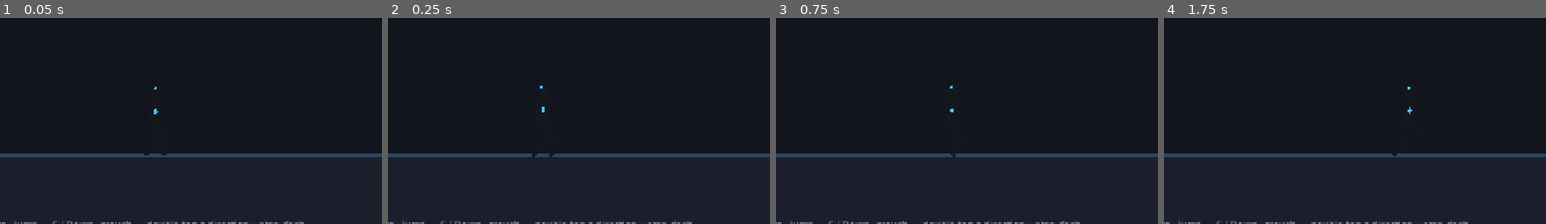
Above: before the commit, frames 1-4 (left to right).
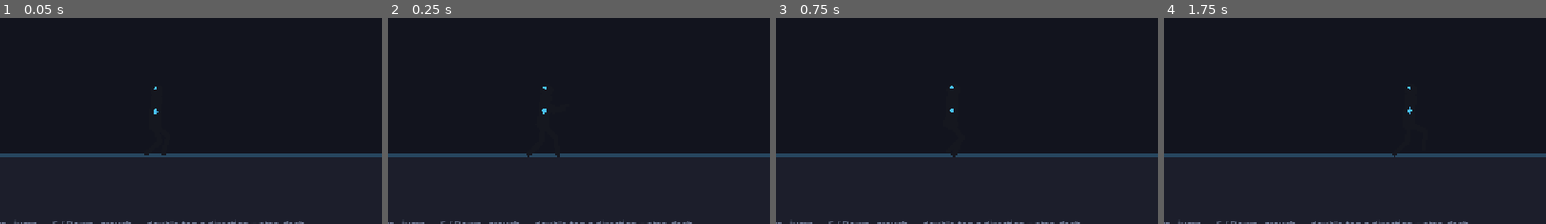
Above: after the commit, the same moments.

Repository: RJL-Marquez/RIVEN
Game: Godot game, scene res://scenes/Arena.tscn
Two runs of this game, one before a commit and one after it. Both use one fixed random seed, a clock stepped at 60 frames per second and the inputs below.
Inputs:
- Up to frame 1 (0.05 s): no input
- Up to frame 2 (0.25 s): no input
- Up to frame 3 (0.75 s): tap Enter at 0.5 s; hold D (move_right) from 0.53 s (still down); tap J (attack) at 0.6 s
- Up to frame 4 (1.75 s): keep holding D (move_right); tap W (jump) at 0.77, 1.52 s; tap L (block) at 1.35 s
The pictures show only the part of the screen within x 24-74%, y 47-97%; the shares and areas given below are measured in that part.

Frame 1 is identical in both runs. In frame 2, 0.1% of the frame differs, in the area x 36-45%, y 32-68%; in frame 3, less than 0.1%; in frame 4, less than 0.1%.

Commit message:
Phase 1: idle as a bladed fighting stance
Rework the idle pose so standing still reads as a fighter, not a passive
stand: staggered feet (angled legs instead of two vertical ones), softly
loaded knees, slight forward torso blade, and both hands up in a guard.

Co-Authored-By: Claude Opus 4.8 <noreply@anthropic.com>

Diff:
--- a/actors/fighter/fighter_rig.gd
+++ b/actors/fighter/fighter_rig.gd
@@ -119,8 +119,8 @@
 			return {"hip": 50.0, "front": Vector2(20, 0), "back": Vector2(-24, 0)}
 		"land":
 			return {"hip": 42.0, "front": Vector2(16, 0), "back": Vector2(-16, 0)}
-		_:  # idle
-			return {"hip": 54.0, "front": Vector2(14, 0), "back": Vector2(-14, 0)}
+		_:  # idle — bladed fighting stance: staggered feet, angled legs
+			return {"hip": 52.0, "front": Vector2(27, 0), "back": Vector2(-25, 0)}
 
 func _foot_cycle(p: float, center_x: float, stride: float, lift: float) -> Vector2:
 	var s := sin(p)
@@ -145,14 +145,14 @@
 			return {"torso": 20.0, "upper_arm_back": 22.0, "upper_arm_front": -18.0}
 		"land":
 			return {"torso": 10.0}
-		_:  # idle — subtle breathing + light guard
+		_:  # idle — hands-up fighting guard + subtle breathing
 			var br := sin(t * 2.2) * 2.0
 			return {
-				"torso": br,
-				"upper_arm_back": 4.0 + br,
-				"upper_arm_front": 4.0 - br,
-				"lower_arm_back": 8.0,
-				"lower_arm_front": 8.0,
+				"torso": 6.0 + br,
+				"upper_arm_back": -52.0,
+				"lower_arm_back": -82.0,
+				"upper_arm_front": -58.0 - br,
+				"lower_arm_front": -74.0,
 			}
 
 # ------------------------------------------------------------- building ---
